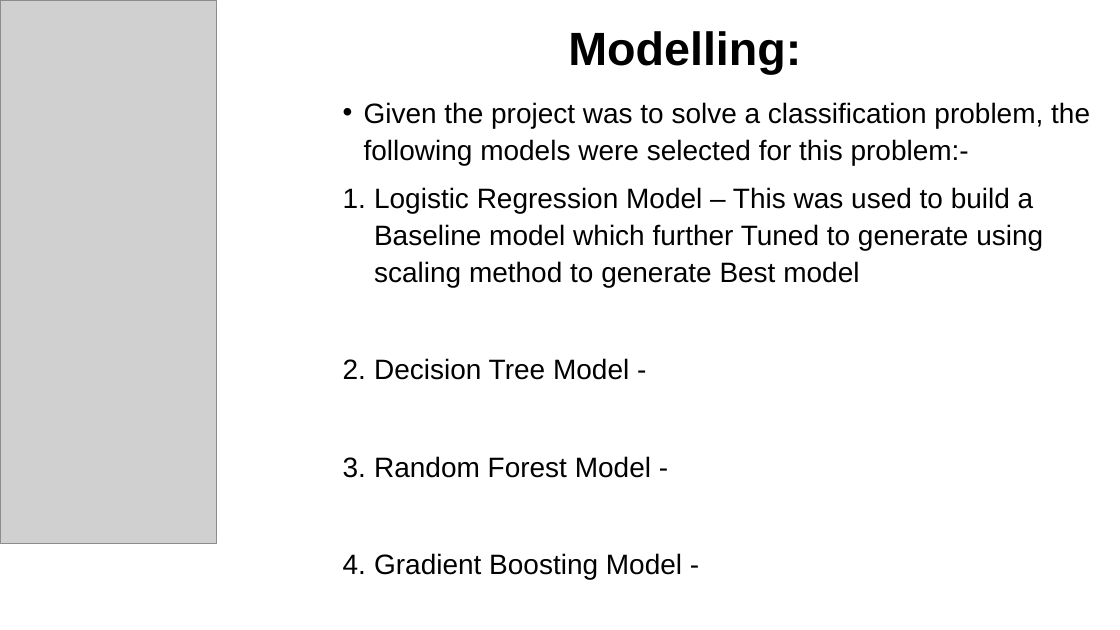
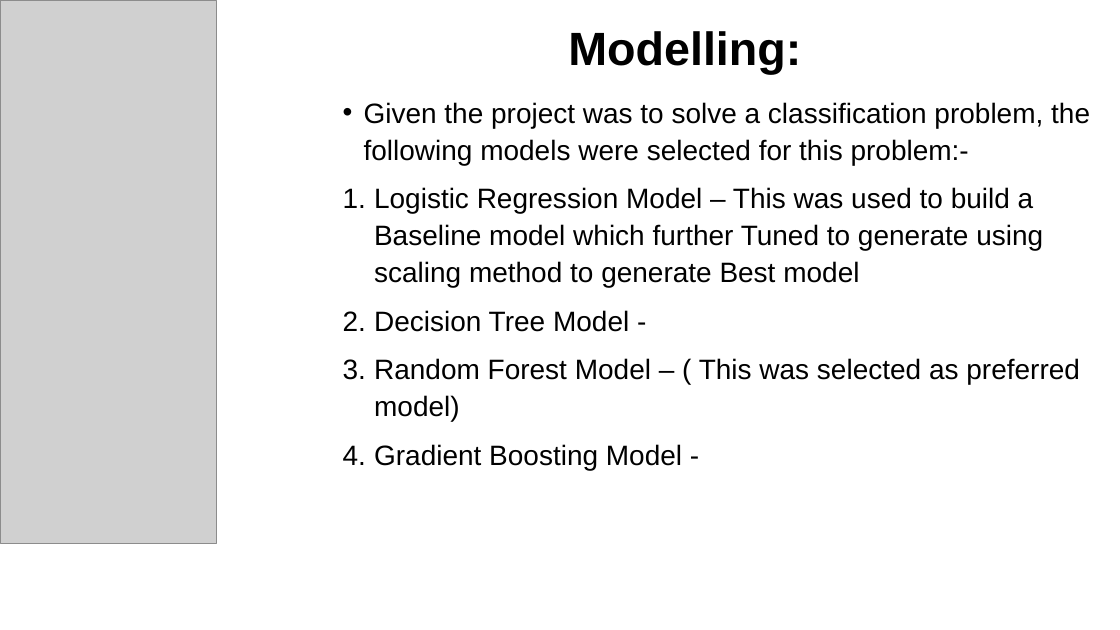
Before and after one commit to DanielKithinji/Phase-3-Data-Science-Project, a slide deck: slide 9 of Customer Churn rate Prediction Model for SyriaTel Company.pptx. Drawn at 1120x630 pixels with LibreOffice and Linux fonts; fonts in the diff are those of the drawing; grey boxes stand for pictures. Boxes give left, top, right and bottom in pixels: in the first picture for what was removed or moved away, otherwise in the second. Text is boxed around its words. In the diff, an @@ line names an element or a change of style, - is before the commit and + after.

```diff
--- a/Customer Churn rate Prediction Model for SyriaTel Company.pptx
+++ b/Customer Churn rate Prediction Model for SyriaTel Company.pptx
@@ text at (374, 358, 1080, 421): text changed @@
-3. Random Forest Model -
+3. Random Forest Model – ( This was selected as preferred model)
```
Also in this commit, not shown: 6 other files.
